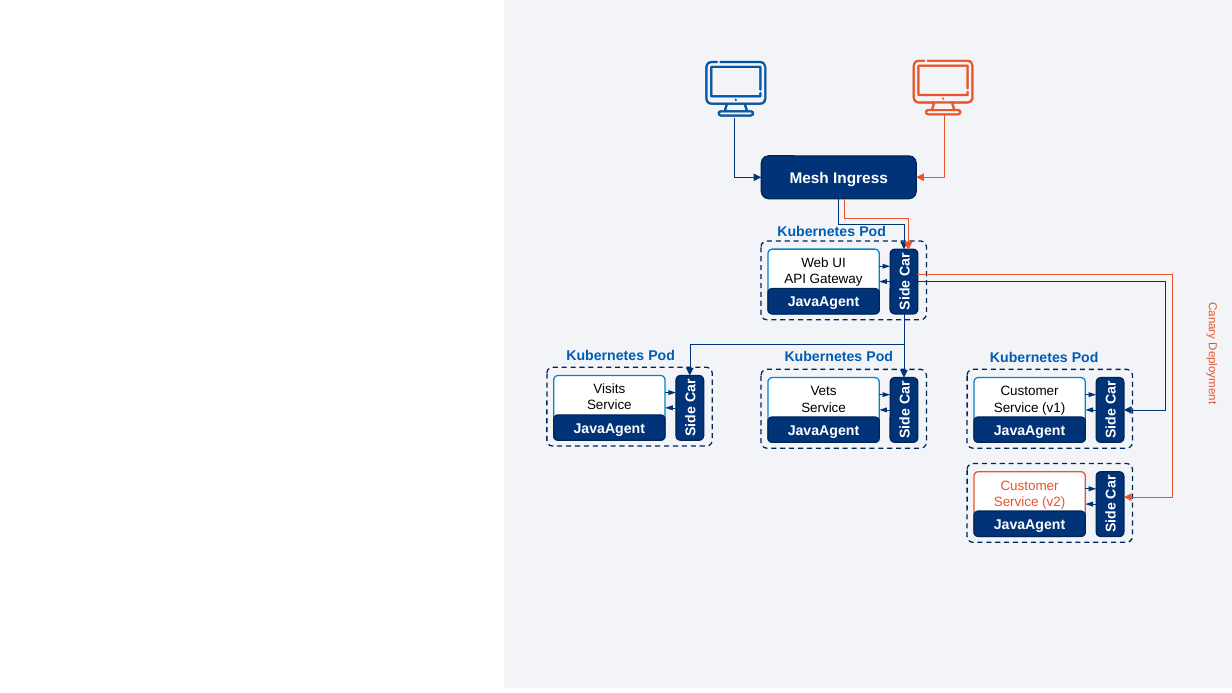
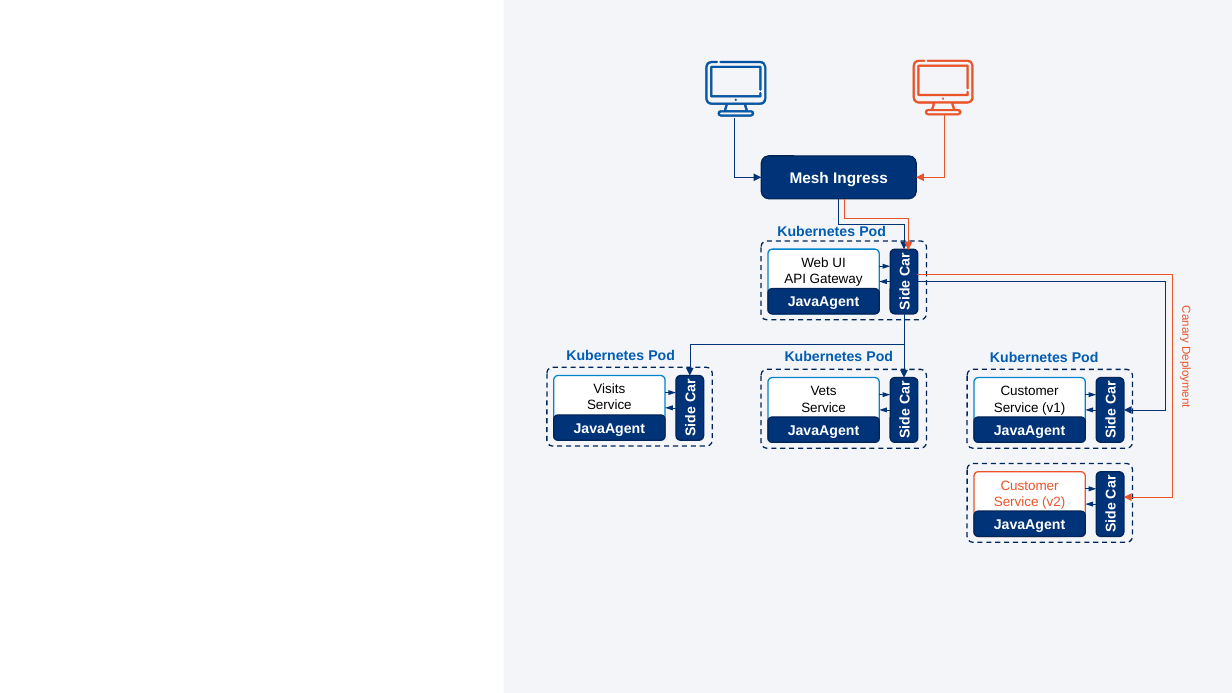
Before and after one commit to megaease/easemesh, a slide deck: slide 9 of docs/architecture.pptx. Drawn at 1232x693 pixels with LibreOffice and Linux fonts; fonts in the diff are those of the drawing. Boxes give left, top, right and bottom in pixels: in the first picture for what was removed or moved away, otherwise in the second. Text is boxed around its words. In the diff, an @@ line names an element or a change of style, - is before the commit and + after.

```diff
--- a/docs/architecture.pptx
+++ b/docs/architecture.pptx
@@ rectangle: place and size @@
-rectangle at <box>504,0,1232,689</box>
+rectangle at <box>504,0,1232,693</box>
@@ rectangle at <box>504,0,1232,693</box>: fill #003378 at 5% opacity to #F3F5F9 @@
@@ text "Canary Deployment": place and size @@
-text "Canary Deployment" at <box>1206,305,1219,403</box>
+text "Canary Deployment" at <box>1180,309,1193,406</box>
```
Also in this commit, not shown: 1 other slide changed, 1 slide added, 3 other files.
